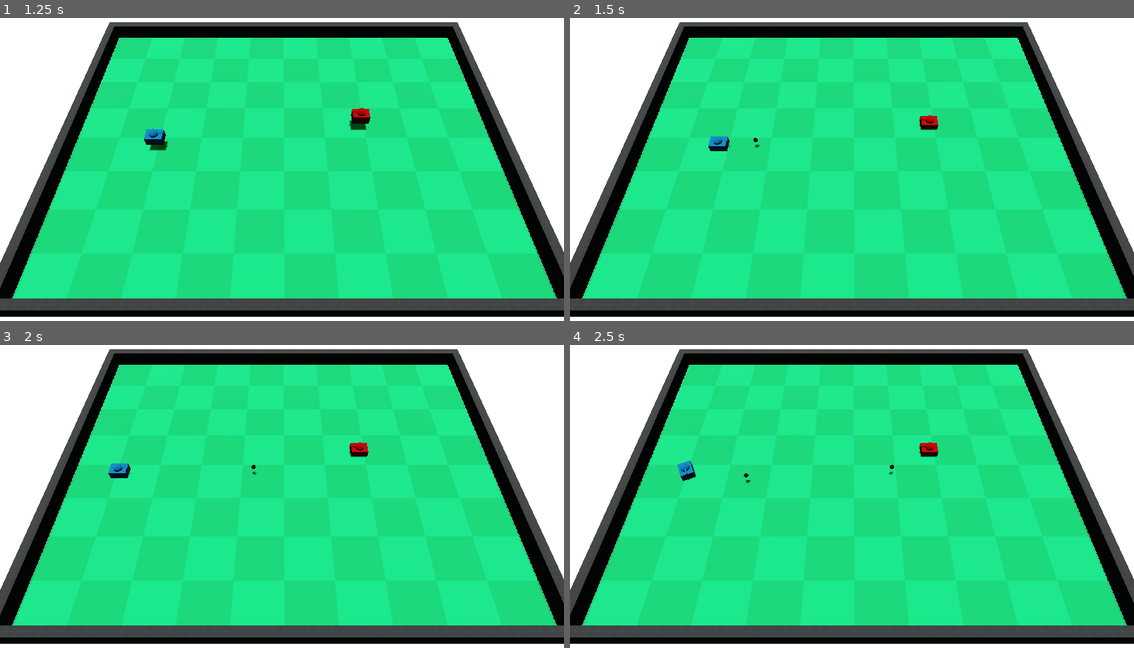
Above: before the commit, frames 1-4 (two rows, left to right).
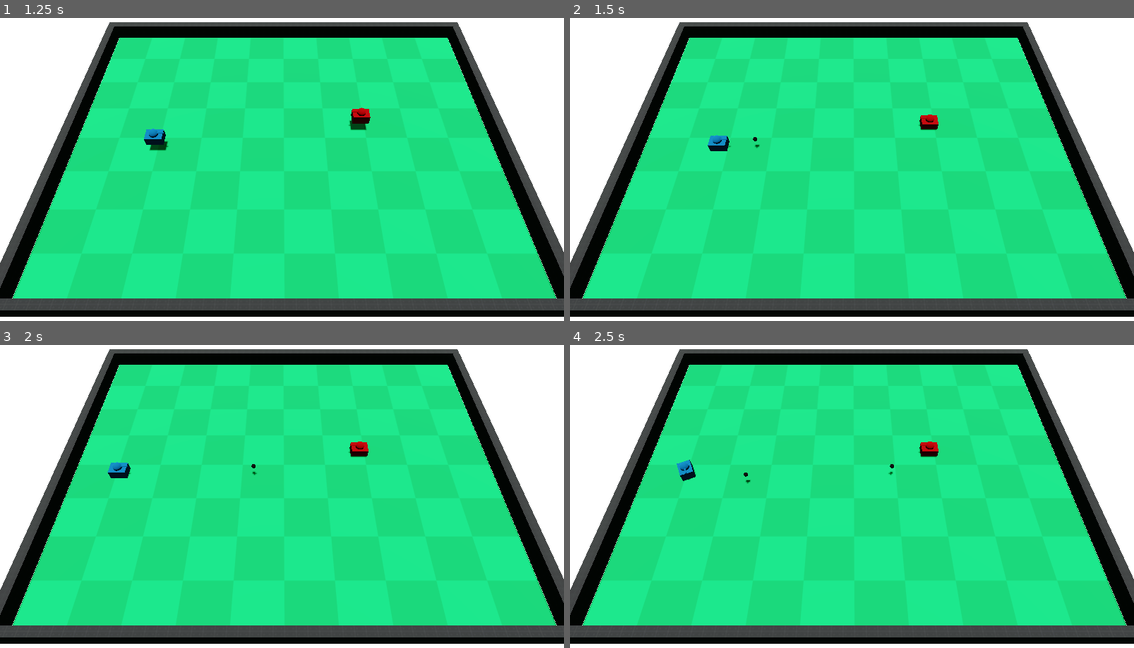
Above: after the commit, the same moments.

Repository: MrBocch/godot_tanks
Game: Godot game, scene res://scenes/levels/base.tscn
Same seed, same stepped clock (60 frames per second), same inputs: the game is played once before the commit and once after it. The engine's default icon, where the game draws it, is replaced by a stand-in: a white triangle on a blue panel in a dark square.
Inputs:
- Up to frame 1 (1.25 s): hold D (ui_right) from 0.53 s (still down); tap Space (fire) at 0.6 s
- Up to frame 2 (1.5 s): release D (ui_right) at 1.28 s; hold S (ui_down) from 1.28 s (still down); tap Space (fire) at 1.35 s
- Up to frame 3 (2 s): keep holding S (ui_down)
- Up to frame 4 (2.5 s): release S (ui_down) at 2.03 s; hold D (ui_right) from 2.03 s (still down); tap Space (fire) at 2.1 s

Frame 1 is identical in both runs. In frame 2, less than 0.1% of the frame differs, in the area x 24-66%, y 31-43%; in frame 3, less than 0.1%, in the area x 19-66%, y 31-43%; in frame 4, less than 0.1%.

Commit message:
fix to tank collisions

Diff:
--- a/scenes/tank/tank.tscn
+++ b/scenes/tank/tank.tscn
@@ -14,7 +14,7 @@
 height = 0.9
 
 [sub_resource type="BoxShape3D" id="BoxShape3D_poh13"]
-size = Vector3(1.4, 1.65234, 2.08848)
+size = Vector3(1.4, 1.58203, 1.94392)
 
 [node name="tank" type="CharacterBody3D"]
 transform = Transform3D(1, -3.48787e-16, 3.48787e-16, 3.48787e-16, 1, -3.48787e-16, -3.48787e-16, 3.48787e-16, 1, 0, 0, 0)
@@ -39,15 +39,15 @@
 one_shot = true
 
 [node name="CollisionShape3D" type="CollisionShape3D" parent="."]
-transform = Transform3D(1, -1.21652e-31, 0, -1.21652e-31, 1, 0, 0, 0, 1, 3.48787e-16, 1, 0.0712496)
+transform = Transform3D(1, -1.21652e-31, 0, -1.21652e-31, 1, 0, 0, 0, 1, 2.72611e-16, 0.808455, 0.0213481)
 shape = SubResource("BoxShape3D_poh13")
 
 [node name="hitbox" type="Area3D" parent="."]
-collision_layer = 2
+collision_layer = 4
 collision_mask = 2
 
 [node name="CollisionShape3D" type="CollisionShape3D" parent="hitbox"]
-transform = Transform3D(1, -1.21652e-31, 0, -1.21652e-31, 1, 0, 0, 0, 1, 3.79759e-16, 1, -0.016764)
+transform = Transform3D(1, -1.21652e-31, 0, -1.21652e-31, 1, 0, 0, 0, 1, 3.79759e-16, 0.937989, -0.0140416)
 shape = SubResource("BoxShape3D_poh13")
 
 [node name="Marker3D" type="Marker3D" parent="."]
Not shown, changed: thoughts.txt
